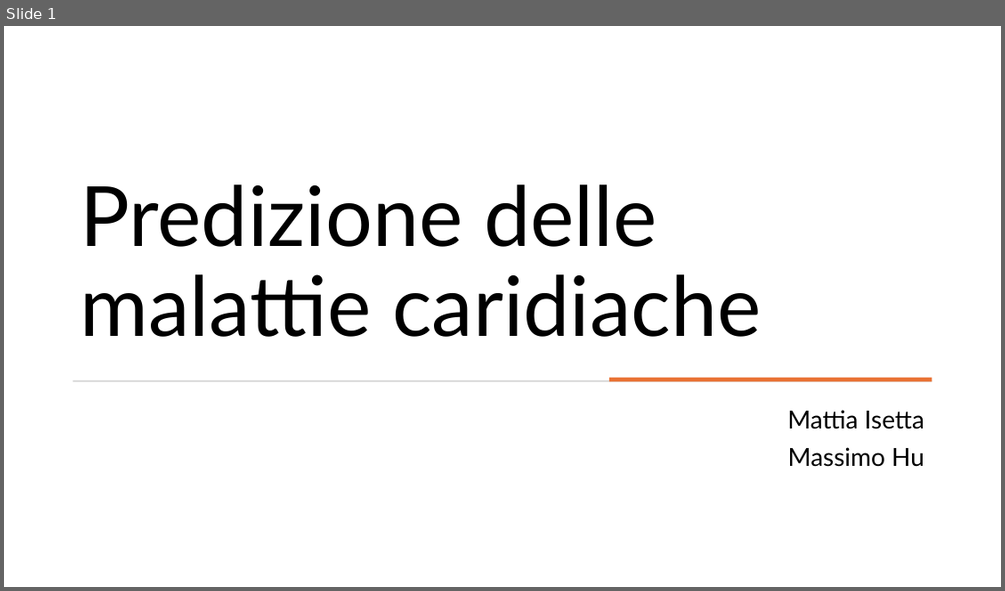
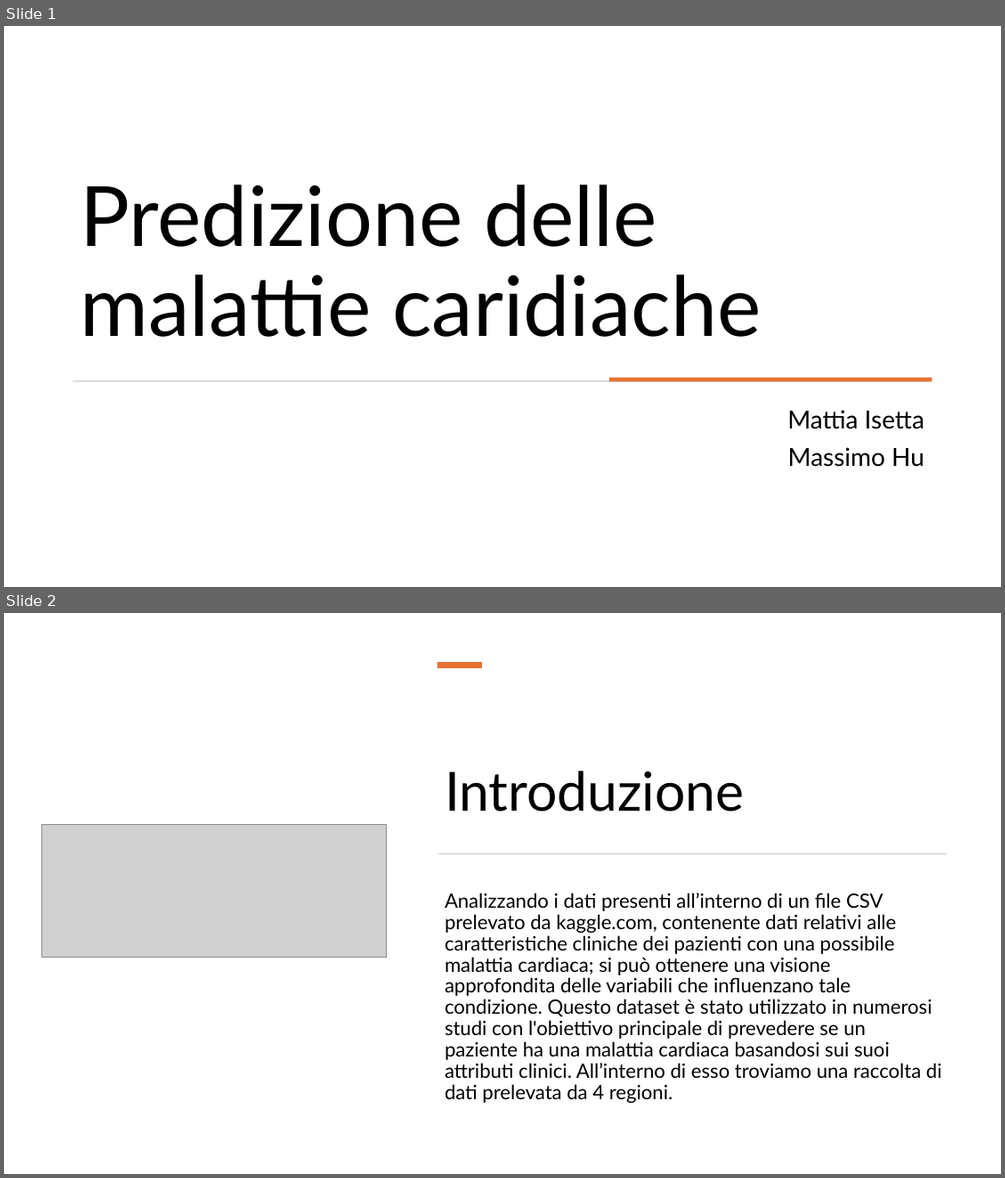
Before and after one commit to mattiaise/scientific-visualization, a slide deck: presentazione/presentazione.pptx. Shown one above the other, each under a label of ours: slide 1 before the commit, slides 1 and 2 after it. The pictures are 1005x591 and 1005x1178 pixels, drawn with LibreOffice and Linux fonts; fonts in the diff are those of the drawing; grey boxes stand for pictures. Boxes give left, top, right and bottom in pixels: in the first picture for what was removed or moved away, otherwise in the second. Text is boxed around its words. In the diff, an @@ line names an element or a change of style, - is before the commit and + after.

```diff
--- a/presentazione/presentazione.pptx
+++ b/presentazione/presentazione.pptx
@@ slide 2 added at box(4, 613, 1001, 1174), background #FFFFFF @@
@@ rectangle added at box(437, 662, 482, 668), fill #E97132 @@
@@ title added at box(445, 771, 744, 811), 52 pt, text #000000 @@
+Introduzione
@@ picture added at box(41, 824, 386, 957) @@
@@ rectangle added at box(438, 853, 947, 854), fill #D5D5D5 @@
@@ text added at box(445, 892, 942, 1103), 19 pt, text #000000 @@
+Analizzando i dati presenti all’interno di un file CSV prelevato da kaggle.com, contenente dati relativi alle caratteristiche cliniche dei pazienti con una possibile malattia cardiaca; si può ottenere una visione approfondita delle variabili che influenzano tale condizione. Questo dataset è stato utilizzato in numerosi studi con l'obiettivo principale di prevedere se un paziente ha una malattia cardiaca basandosi sui suoi attributi clinici. All’interno di esso troviamo una raccolta di dati prelevata da 4 regioni.
```
Also in this commit, not shown: 17 other slides added, 1 slide removed.
